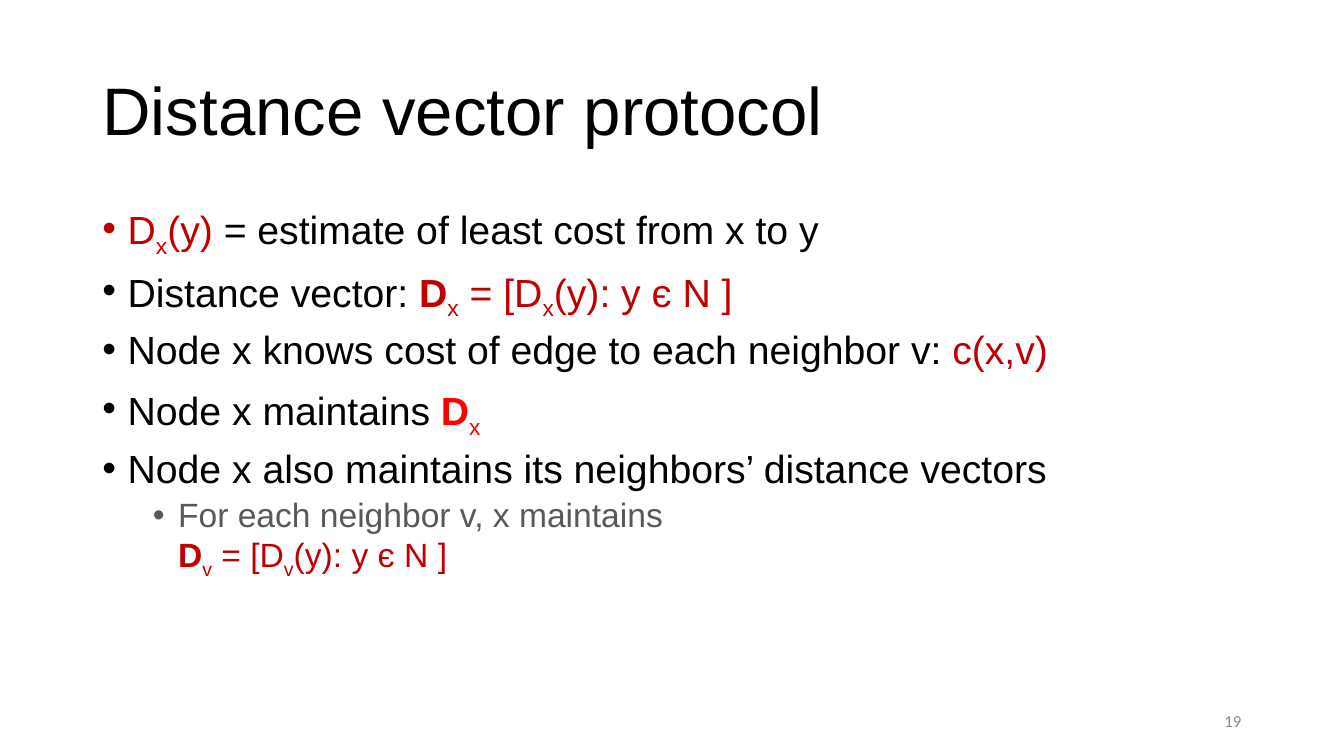
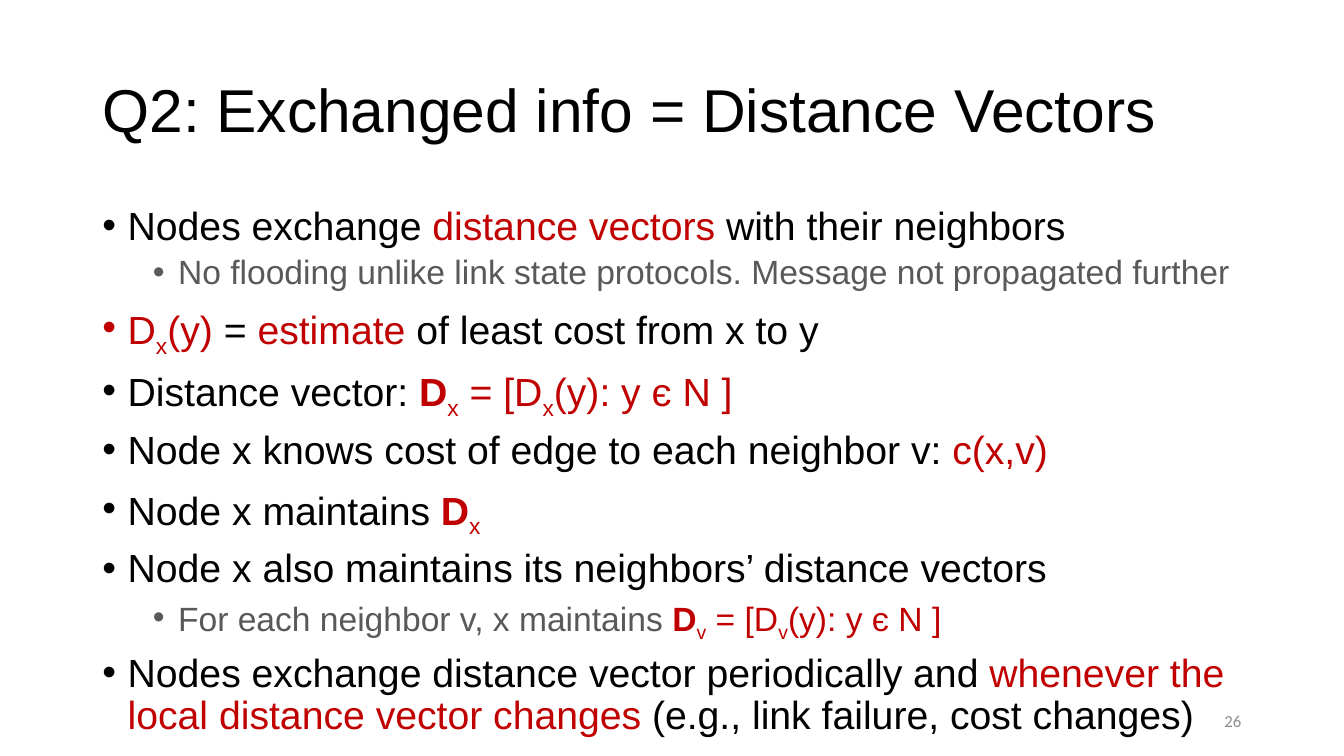
Before and after one commit to ngsrinivas/coursegen, a slide deck: slide 26 of ex/352-S21/staging/352-S21/lectures/network-intradomain-routing.pptx (slide 19 before the commit). Drawn at 1344x756 pixels with LibreOffice and Linux fonts; fonts in the diff are those of the drawing. Boxes give left, top, right and bottom in pixels: in the first picture for what was removed or moved away, otherwise in the second. Text is boxed around its words. In the diff, an @@ line names an element or a change of style, - is before the commit and + after.

```diff
--- a/ex/352-S21/staging/352-S21/lectures/network-intradomain-routing.pptx
+++ b/ex/352-S21/staging/352-S21/lectures/network-intradomain-routing.pptx
@@ title at [102,88,1156,143]: text changed; size 48 to 43.2 pt @@
-Distance vector protocol
+Q2: Exchanged info = Distance Vectors
@@ text at [128,211,1229,291]: paragraphs added @@
+• Nodes exchange distance vectors with their neighbors
+  • No flooding unlike link state protocols. Message not propagated further
@@ text at [128,315,819,526]: text colour #000000 to #C00000 in "estimate"; text colour #FF0000 to #C00000 in "Dx" @@
@@ text at [128,658,1224,737]: paragraph added @@
+• Nodes exchange distance vector periodically and whenever the local distance vector changes (e.g., link failure, cost changes)
@@ page number at [1224,716,1241,727]: text changed @@
-19
+26
```
Also in this commit, not shown: 9 other slides changed, 19 slides added, 20 slides removed, 2 other files.
